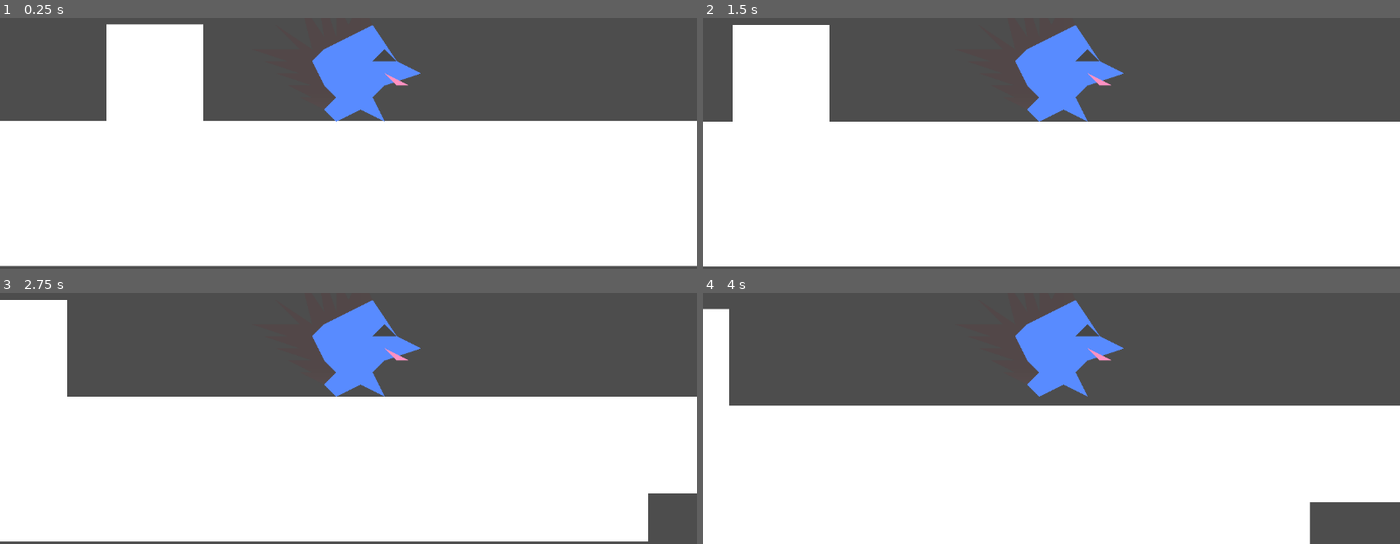
Above: before the commit, frames 1-4 (two rows, left to right).
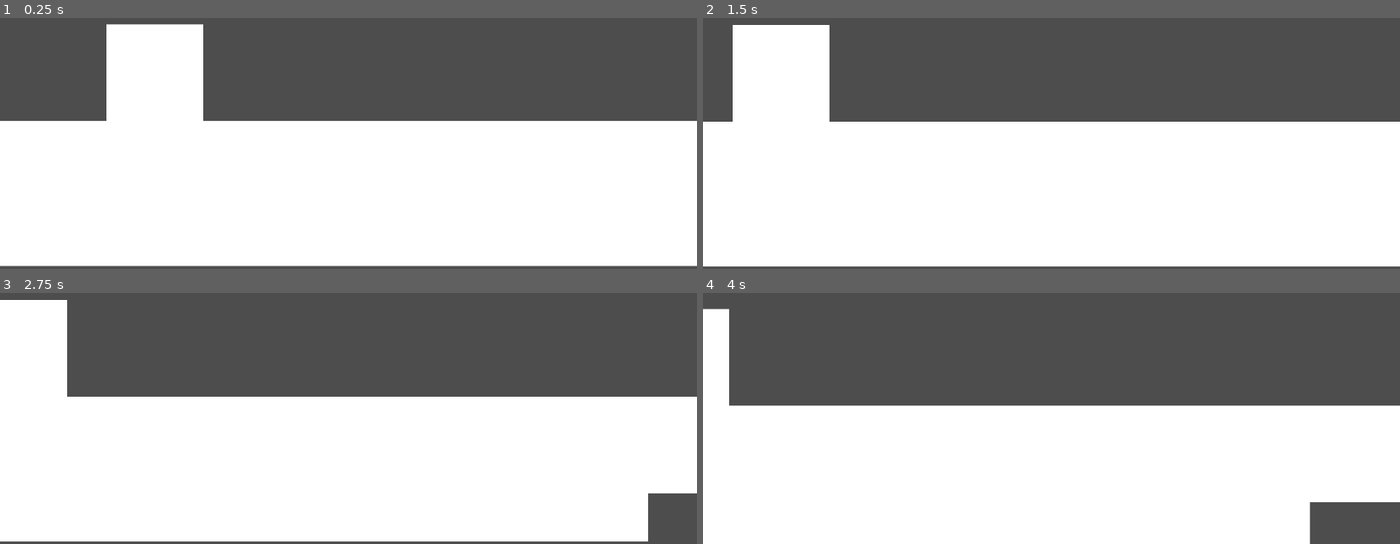
Above: after the commit, the same moments.

Repository: diejor/armado
Game: Godot game, scene res://scenes/map.tscn
Same seed, same stepped clock (60 frames per second), same inputs: the game is played once before the commit and once after it.
Inputs:
- Up to frame 1 (0.25 s): no input
- Up to frame 2 (1.5 s): tap Enter at 0.5 s; hold D (move_right) 0.53-1.28 s; hold S (move_down) from 1.28 s (still down)
- Up to frame 3 (2.75 s): tap Space at 2 s; release S (move_down) at 2.03 s; hold D (move_right) from 2.03 s (still down)
- Up to frame 4 (4 s): release D (move_right) at 2.78 s; hold W (move_up) 2.78-3.53 s; hold A (move_left) from 3.53 s (still down)

The runs differ from the first frame. In frame 1, 3.0% of the frame differs, in the area x 44-61%, y 2-42%; in frame 2, 3.0%; in frame 3, 3.0%; in frame 4, 3.0%.

Commit message:
art included

Diff:
--- a/scenes/kaladin.tscn
+++ b/scenes/kaladin.tscn
@@ -1,15 +1,10 @@
-[gd_scene load_steps=5 format=3 uid="uid://jt5c3pyfpspx"]
+[gd_scene load_steps=3 format=3 uid="uid://jt5c3pyfpspx"]
 
 [ext_resource type="Script" path="res://scripts/kaladin.gd" id="1_wmacu"]
 
 [sub_resource type="CapsuleShape2D" id="CapsuleShape2D_580mn"]
 radius = 5.0
 height = 17.0
-
-[sub_resource type="FastNoiseLite" id="FastNoiseLite_a5jot"]
-
-[sub_resource type="NoiseTexture2D" id="NoiseTexture2D_fgh3x"]
-noise = SubResource("FastNoiseLite_a5jot")
 
 [node name="Kaladin" type="RigidBody2D"]
 script = ExtResource("1_wmacu")
@@ -18,28 +13,5 @@
 position = Vector2(0, -0.5)
 shape = SubResource("CapsuleShape2D_580mn")
 
-[node name="Art" type="Node2D" parent="."]
-scale = Vector2(2, 2)
-
-[node name="silhouette" type="Polygon2D" parent="Art"]
-position = Vector2(3, 3)
-color = Color(0.348997, 0.54706, 1, 1)
-polygon = PackedVector2Array(-1, -7, 1, -4, 3, -3, 1.0302, -2.3434, 0, -2, -1, -1, 0, 1, -2, 0, -4, 1, -5, 0, -7, -1, -6, -1, -8, -2, -6, -2, -9, -3, -7, -3, -10, -4, -8, -4, -11, -5, -7, -5, -9, -7, -6, -5, -7, -9, -5, -6, -6, -12, -4, -6, -4, -9, -3, -7, -2, -9)
-
-[node name="eyes" type="Polygon2D" parent="Art"]
-position = Vector2(3, 3)
-color = Color(0.277528, 0.277528, 0.277528, 1)
-polygon = PackedVector2Array(-1, -4, 0, -5, 1, -4, 0, -4)
-
-[node name="mouth" type="Polygon2D" parent="Art"]
-position = Vector2(3, 3)
-color = Color(1, 0.571163, 0.763828, 1)
-polygon = PackedVector2Array(1, -2, 0, -3, 2, -2)
-
-[node name="Polygon2D" type="Polygon2D" parent="Art"]
-color = Color(0.666246, 0.581923, 0.587512, 1)
-texture = SubResource("NoiseTexture2D_fgh3x")
-polygon = PackedVector2Array(-2, 3, -4, 2, -3, 2, -5, 1, -3, 1, -6, 0, -4, 0, -7, -1, -5, -1, -8, -2, -4, -2, -6, -4, -3, -2, -4, -6, -2, -3, -3, -9, -1, -3, -1, -6, 0, -4, 1, -6, 2, -4, 0, -3, -2, -2, -3, -1, -2, 1, -1, 2)
-
 [node name="Camera2D" type="Camera2D" parent="."]
 zoom = Vector2(10, 10)
Binary file added: art/background/BG1.png
Not shown, added: art/background/BG1.png.import
Binary file added: art/background/BG2.png
Not shown, added: art/background/BG2.png.import
Binary file added: art/background/BG3.png
Not shown, added: art/background/BG3.png.import
Binary file added: art/kaladin/kaladin-idle1.png
Not shown, added: art/kaladin/kaladin-idle1.png.import
Binary file added: art/kaladin/kaladin-idle2.png
Not shown, added: art/kaladin/kaladin-idle2.png.import
Binary file added: art/kaladin/kaladin-idle3.png
Not shown, added: art/kaladin/kaladin-idle3.png.import
(and 31 more such lines)
